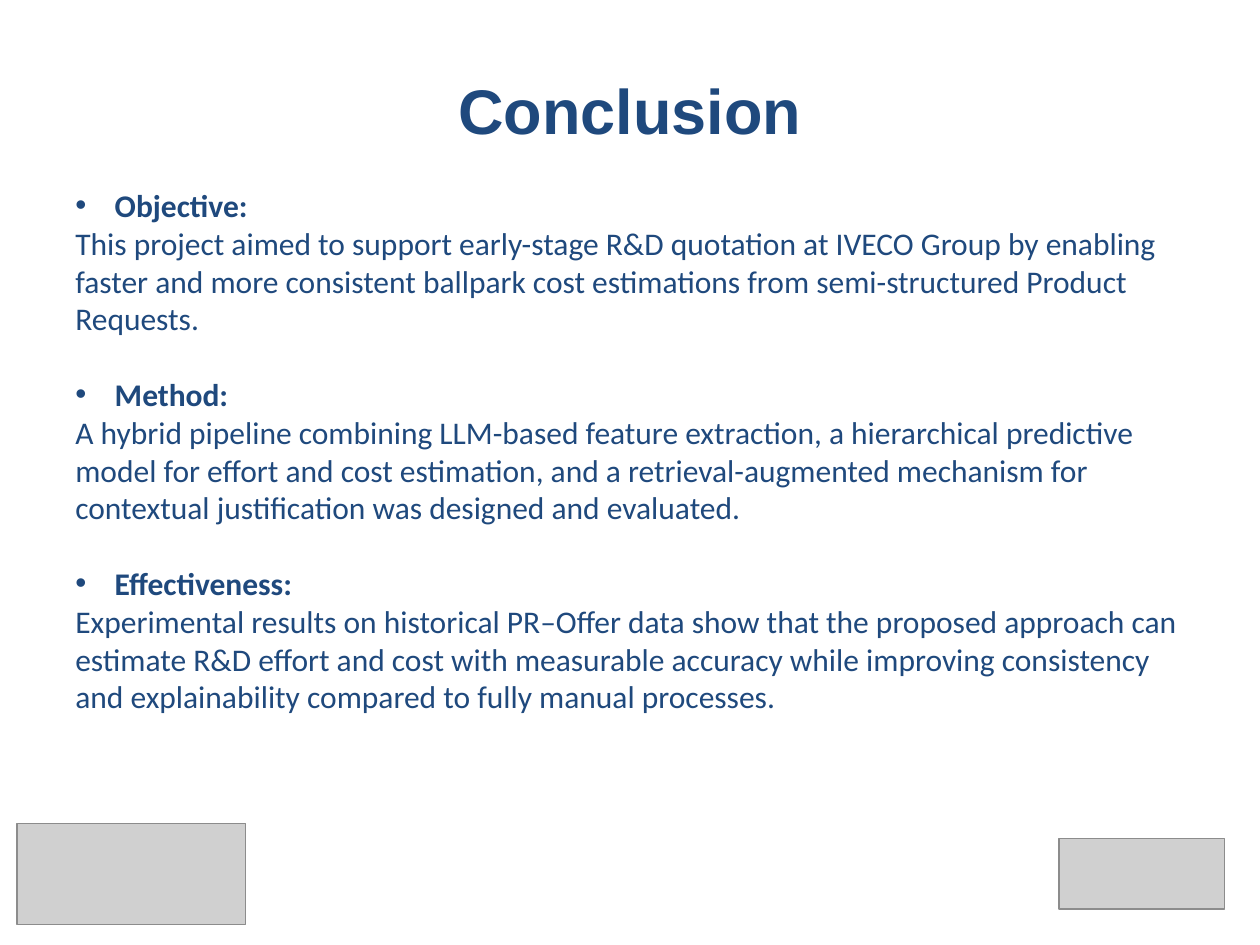
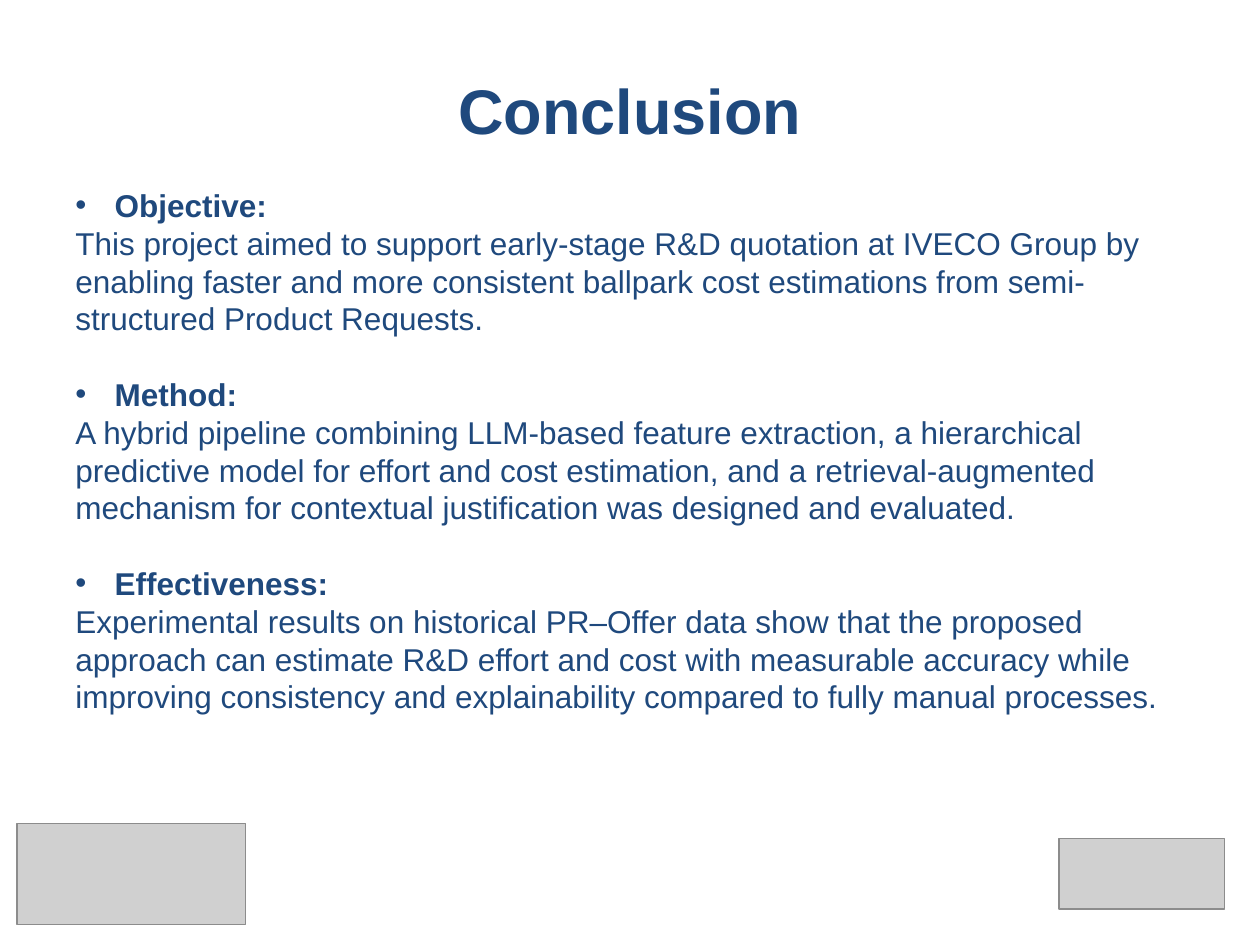
Before and after one commit to adsp-polito/2025-P2-Ball-Park-Quotation, a slide deck: slide 26 of Checkpoints/Ballpark_Quotation_Final.pptx (slide 25 before the commit). Drawn at 1260x945 pixels with LibreOffice and Linux fonts; fonts in the diff are those of the drawing; grey boxes stand for pictures. Boxes give left, top, right and bottom in pixels: in the first picture for what was removed or moved away, otherwise in the second. Text is boxed around its words. In the diff, an @@ line names an element or a change of style, - is before the commit and + after.

```diff
--- a/Checkpoints/Ballpark_Quotation_Final.pptx
+++ b/Checkpoints/Ballpark_Quotation_Final.pptx
@@ text "Objective:" at [75,194,1157,714]: font Calibri to Arial @@
```
Also in this commit, not shown: 1 other slide changed, 1 slide added, 1 other file.
